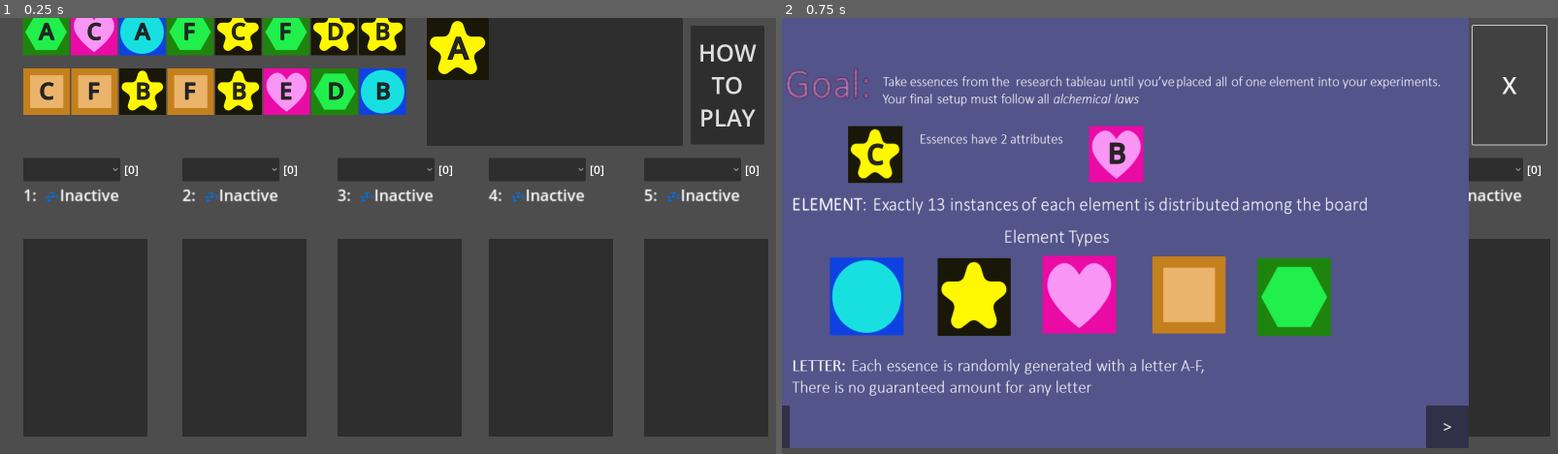
Above: before the commit, frames 1-2 (left to right).
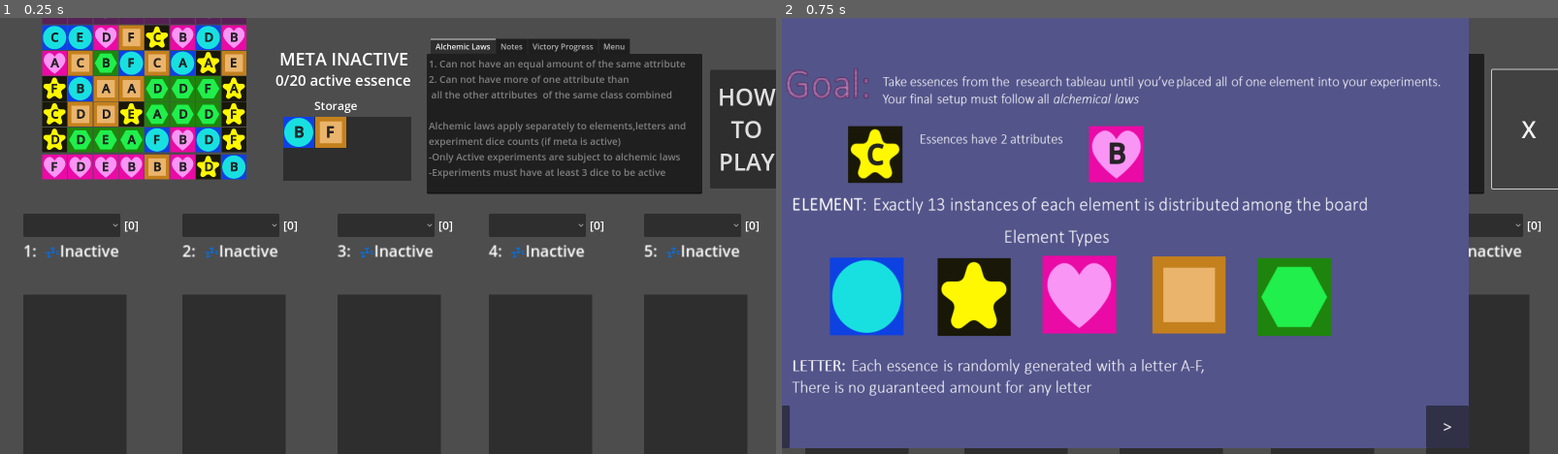
Above: after the commit, the same moments.

Repository: ninjacreeper47/Meriam-s-Trial
Game: Godot game, scene res://Levels/main.tscn
Same seed, same stepped clock (60 frames per second), same inputs: the game is played once before the commit and once after it.
Inputs:
- Up to frame 1 (0.25 s): no input
- Up to frame 2 (0.75 s): click "HOW TO PLAY" at 0.5 s

The runs differ from the first frame. In frame 1, 46% of the frame differs, in the area x 2-100%, y 0-100%; in frame 2, 4.6%.

Commit message:
fit game into one screen

Diff:
--- a/Essence.gd
+++ b/Essence.gd
@@ -62,6 +62,8 @@
 
 
 func _check_if_locked():
+	if alchemy.debug_research_locking_disabled:
+		return false
 	if(in_tableau && alchemy._check_labatory_stability() == false):
 		return true
 	if(in_upcoming):
--- a/Essence.tscn
+++ b/Essence.tscn
@@ -12,7 +12,7 @@
 [node name="Essence" type="TextureButton"]
 offset_right = 128.0
 offset_bottom = 128.0
-scale = Vector2(0.5, 0.5)
+scale = Vector2(0.25, 0.25)
 texture_normal = ExtResource("1_als46")
 script = ExtResource("3_4j6pw")
 
--- a/Levels/main.tscn
+++ b/Levels/main.tscn
@@ -13,7 +13,7 @@
 [ext_resource type="PackedScene" uid="uid://he48k77wuxff" path="res://victory_celebration.tscn" id="16_8gp8j"]
 
 [sub_resource type="LabelSettings" id="LabelSettings_tp21d"]
-font_size = 48
+font_size = 24
 
 [node name="Main" type="Node2D"]
 
@@ -30,22 +30,22 @@
 offset_bottom = 490.0
 
 [node name="Research" parent="Game Screen" instance=ExtResource("2_57rww")]
-offset_left = -880.0
-offset_top = -474.0
-offset_right = -840.0
-offset_bottom = -434.0
+offset_left = -840.0
+offset_top = 200.0
+offset_right = -800.0
+offset_bottom = 240.0
 
 [node name="ExperimentDisplay" parent="Game Screen" instance=ExtResource("3_wqano")]
 offset_left = -752.0
-offset_top = -162.0
+offset_top = -47.0
 offset_right = -496.0
-offset_bottom = 446.0
+offset_bottom = 561.0
 
 [node name="ExperimentDisplay2" parent="Game Screen" instance=ExtResource("3_wqano")]
 offset_left = -424.0
-offset_top = -162.0
+offset_top = -47.0
 offset_right = -168.0
-offset_bottom = 446.0
+offset_bottom = 561.0
 
 [node name="Experiment1" parent="Game Screen/ExperimentDisplay2/ExperimentBackground1" index="0"]
 ex_num = 2
@@ -56,9 +56,9 @@
 
 [node name="ExperimentDisplay3" parent="Game Screen" instance=ExtResource("3_wqano")]
 offset_left = -104.0
-offset_top = -162.0
+offset_top = -47.0
 offset_right = 152.0
-offset_bottom = 446.0
+offset_bottom = 561.0
 
 [node name="Experiment1" parent="Game Screen/ExperimentDisplay3/ExperimentBackground1" index="0"]
 ex_num = 3
@@ -69,9 +69,9 @@
 
 [node name="ExperimentDisplay4" parent="Game Screen" instance=ExtResource("3_wqano")]
 offset_left = 208.0
-offset_top = -162.0
+offset_top = -47.0
 offset_right = 464.0
-offset_bottom = 446.0
+offset_bottom = 561.0
 
 [node name="Experiment1" parent="Game Screen/ExperimentDisplay4/ExperimentBackground1" index="0"]
 ex_num = 4
@@ -82,9 +82,9 @@
 
 [node name="ExperimentDisplay5" parent="Game Screen" instance=ExtResource("3_wqano")]
 offset_left = 528.0
-offset_top = -162.0
+offset_top = -47.0
 offset_right = 784.0
-offset_bottom = 446.0
+offset_bottom = 561.0
 
 [node name="Experiment1" parent="Game Screen/ExperimentDisplay5/ExperimentBackground1" index="0"]
 ex_num = 5
@@ -95,17 +95,17 @@
 
 [node name="Meta Status" parent="Game Screen" instance=ExtResource("6_qwf21")]
 layout_mode = 0
-offset_left = 88.0
-offset_top = -1050.0
-offset_right = 563.0
-offset_bottom = -882.0
+offset_left = -224.0
+offset_top = -391.0
+offset_right = 64.0
+offset_bottom = -295.0
 
 [node name="HelpContainer" type="TabContainer" parent="Game Screen"]
 layout_mode = 0
 offset_left = 80.0
-offset_top = -834.0
+offset_top = -407.0
 offset_right = 648.0
-offset_bottom = -514.0
+offset_bottom = -87.0
 
 [node name="Alchemic Laws" type="TextEdit" parent="Game Screen/HelpContainer"]
 layout_mode = 2
@@ -144,17 +144,16 @@
 [node name="StorageContainer" type="Control" parent="Game Screen"]
 layout_mode = 3
 anchors_preset = 0
-offset_left = -944.0
-offset_top = -490.0
-offset_right = -904.0
-offset_bottom = -450.0
+offset_left = -216.0
+offset_top = -246.0
+offset_right = 48.0
+offset_bottom = -110.0
 
 [node name="StorageBackground" type="PanelContainer" parent="Game Screen/StorageContainer"]
 layout_mode = 0
-offset_left = 1024.0
-offset_top = 40.0
-offset_right = 1552.0
-offset_bottom = 304.0
+offset_right = 528.0
+offset_bottom = 264.0
+scale = Vector2(0.5, 0.5)
 
 [node name="Storage" type="GridContainer" parent="Game Screen/StorageContainer/StorageBackground"]
 layout_mode = 2
@@ -163,19 +162,18 @@
 
 [node name="StorageLabel" type="Label" parent="Game Screen/StorageContainer"]
 layout_mode = 0
-offset_left = 1096.0
-offset_top = -32.0
-offset_right = 1333.0
-offset_bottom = 59.0
+offset_left = 64.0
+offset_top = -40.0
+offset_right = 160.0
 text = "Storage"
 label_settings = SubResource("LabelSettings_tp21d")
 
 [node name="TutorialButton" type="Button" parent="Game Screen" node_paths=PackedStringArray("instructions")]
 layout_mode = 0
-offset_left = 624.0
-offset_top = -434.0
-offset_right = 776.0
-offset_bottom = -189.0
+offset_left = 664.0
+offset_top = -343.0
+offset_right = 816.0
+offset_bottom = -98.0
 theme_override_font_sizes/font_size = 48
 text = "HOW
 TO
--- a/alchemy.gd
+++ b/alchemy.gd
@@ -16,9 +16,10 @@
 var queue_reset = false
 var forced_meta_threshold = 20
 
+var debug_research_locking_disabled = false
 #this should be set to true when the expert scene loads
 var expert_difficulty = false
-signal meta_breached
+signal meta_breached(law_broken,ex1, ex2)
 signal game_won
 signal meta_counters_updated
 
@@ -69,6 +70,8 @@
 		selected_experiment = experiment_nodes[0]
 	if Input.is_action_just_pressed("restart") || queue_reset == true:
 		_reset()
+	if Input.is_action_just_pressed("debug_disable_locking"):
+		debug_research_locking_disabled  = !debug_research_locking_disabled
 	if Input.is_action_just_pressed("debug_win"):
 		game_won.emit()
 func _check_meta():
@@ -85,7 +88,7 @@
 			if count == innercount || experiment_nodes[innercount].active == false:
 				continue
 			if(essence_counts[count] == essence_counts[innercount]):
-				meta_breached.emit()
+				meta_breached.emit(1,count,innercount)
 				return false
 	#meta-kudu
 	var sum = 0
@@ -94,7 +97,7 @@
 			sum += essence_counts[count]
 	for count in essence_counts:
 		if(sum - essence_counts[count] < essence_counts[count]) && experiment_nodes[count].active == true:
-			meta_breached.emit()
+			meta_breached.emit(2,count,-1)
 			return false
 	#passed all metachecks
 	return true
--- a/ex_status.gd
+++ b/ex_status.gd
@@ -37,8 +37,12 @@
 func _on_inactive():
 	associated_experiment_active = false
 	self.text = status_num+ ": " + sleep_symbol +"Inactive"
-func _on_meta_breached():
+func _on_meta_breached(law_broken,ex1,ex2):
 	if(associated_experiment_active == true):
 		self.text = status_num+ ": " + warning_symbol +"Meta"
+		if law_broken == 1:
+			self.text += "\n Ex[" + str(ex1) + "] = Ex[" + str(ex2) +"]"
+		if law_broken == 2:
+			self.text += "\n Ex[" + str(ex1) + "] dominant"
 func _on_activated():
 	associated_experiment_active = true
--- a/experiment_display.tscn
+++ b/experiment_display.tscn
@@ -13,8 +13,8 @@
 layout_mode = 0
 offset_top = 168.0
 offset_right = 853.0
-offset_bottom = 1528.0
-scale = Vector2(0.3, 0.3)
+offset_bottom = 1672.0
+scale = Vector2(0.25, 0.25)
 
 [node name="Experiment1" parent="ExperimentBackground1" node_paths=PackedStringArray("essence_count_label") instance=ExtResource("1_ino3q")]
 custom_minimum_size = Vector2(300, 400)
--- a/meta_status.tscn
+++ b/meta_status.tscn
@@ -3,10 +3,10 @@
 [ext_resource type="Script" path="res://meta_status.gd" id="1_btu6g"]
 
 [sub_resource type="LabelSettings" id="LabelSettings_bkv7j"]
-font_size = 64
+font_size = 36
 
 [sub_resource type="LabelSettings" id="LabelSettings_q7w35"]
-font_size = 60
+font_size = 30
 
 [node name="Meta Status" type="Label"]
 offset_left = 1032.0
@@ -21,8 +21,8 @@
 [node name="MetaEssenceCountdown" type="Label" parent="."]
 layout_mode = 0
 offset_left = -8.0
-offset_top = 104.0
-offset_right = 553.0
-offset_bottom = 190.0
+offset_top = 48.0
+offset_right = 280.0
+offset_bottom = 134.0
 text = "0/20 active essence"
 label_settings = SubResource("LabelSettings_q7w35")
--- a/project.godot
+++ b/project.godot
@@ -106,6 +106,11 @@
 "events": [Object(InputEventKey,"resource_local_to_scene":false,"resource_name":"","device":-1,"window_id":0,"alt_pressed":true,"shift_pressed":false,"ctrl_pressed":true,"meta_pressed":false,"pressed":false,"keycode":0,"physical_keycode":47,"key_label":0,"unicode":0,"echo":false,"script":null)
 ]
 }
+debug_disable_locking={
+"deadzone": 0.5,
+"events": [Object(InputEventKey,"resource_local_to_scene":false,"resource_name":"","device":-1,"window_id":0,"alt_pressed":true,"shift_pressed":false,"ctrl_pressed":false,"meta_pressed":false,"pressed":false,"keycode":0,"physical_keycode":46,"key_label":0,"unicode":0,"echo":false,"script":null)
+]
+}
 
 [rendering]
 
--- a/research.tscn
+++ b/research.tscn
@@ -18,18 +18,18 @@
 offset_top = -688.0
 offset_right = 127.0
 offset_bottom = -688.0
-scale = Vector2(0.75, 0.75)
+scale = Vector2(0.4, 0.4)
 tableau = NodePath("../Tableau")
 
 [node name="Tableau" type="GridContainer" parent="."]
 custom_minimum_size = Vector2(32, 32)
 layout_mode = 2
-offset_left = 128.0
-offset_top = 128.0
-offset_right = 1216.0
-offset_bottom = 248.0
+offset_left = 127.0
+offset_top = -368.0
+offset_right = 1215.0
+offset_bottom = -248.0
 grow_horizontal = 2
-scale = Vector2(0.75, 0.75)
+scale = Vector2(0.4, 0.4)
 columns = 8
 script = ExtResource("2_pqy6i")
 
--- a/upcoming_essence.tscn
+++ b/upcoming_essence.tscn
@@ -11,6 +11,7 @@
 grow_horizontal = 2
 grow_vertical = 2
 script = ExtResource("1_e5cuf")
+column_height = 6
 
 [node name="HBoxContainer" type="HBoxContainer" parent="."]
 layout_mode = 0
